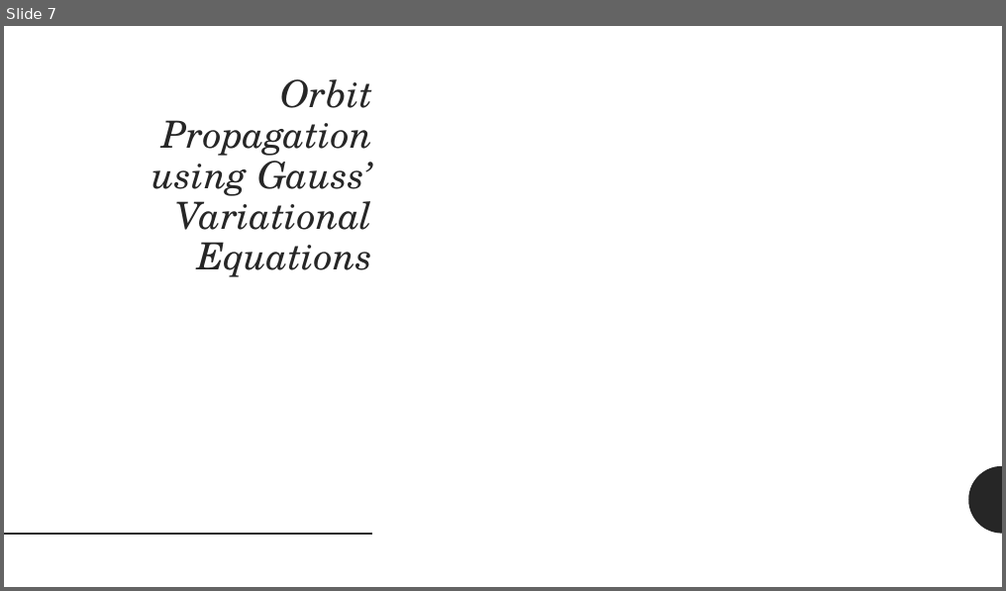
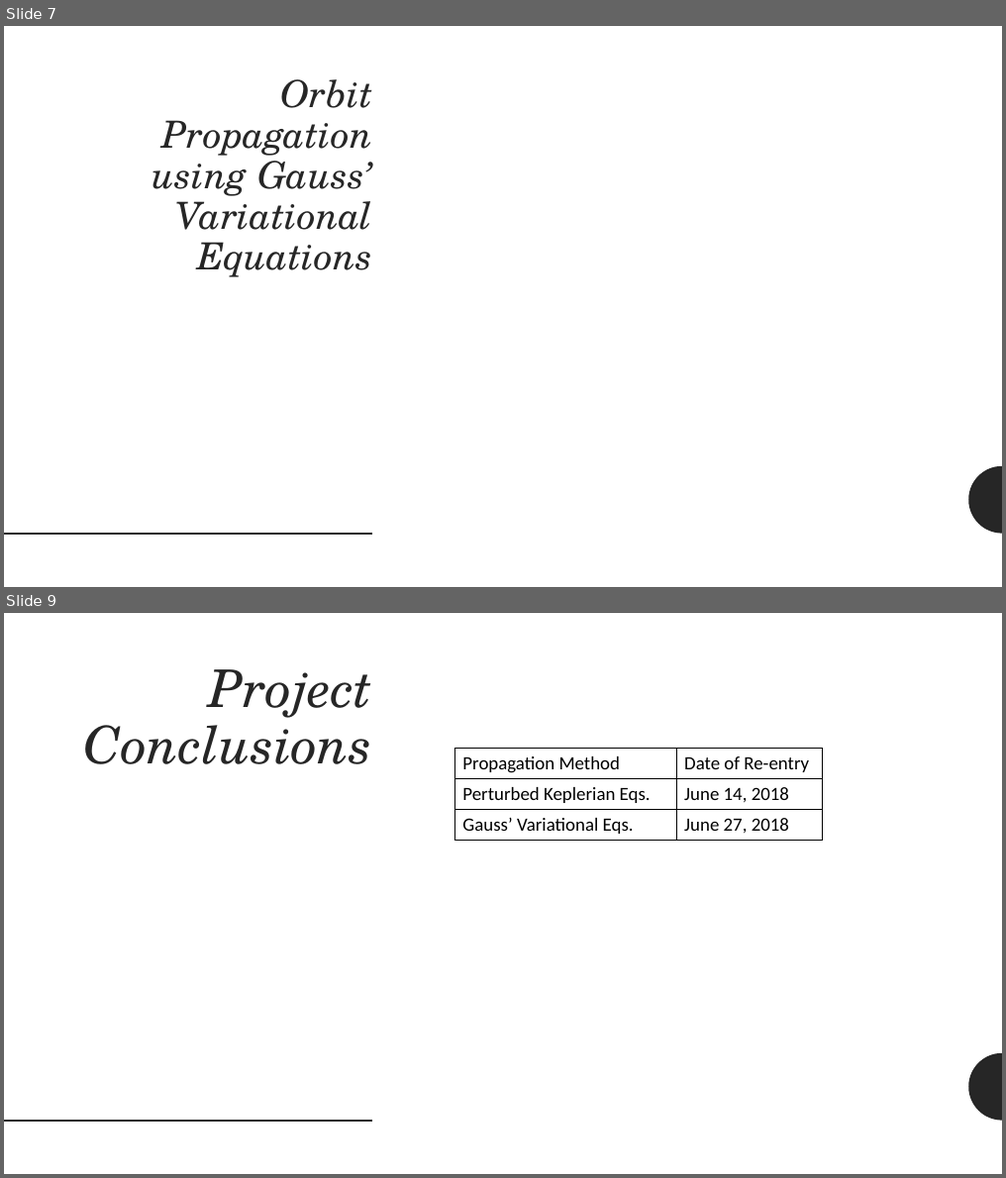
Before and after one commit to gankoji/ame557-proj2, a slide deck: Presentation_Slides/AME 557 Project 2 Outline.pptx. Shown one above the other, each under a label of ours: slide 7 before the commit, slides 7 and 9 after it; the slides between them are not shown. The pictures are 1006x591 and 1006x1178 pixels, drawn with LibreOffice and Linux fonts; fonts in the diff are those of the drawing; grey boxes stand for pictures. Boxes give left, top, right and bottom in pixels: in the first picture for what was removed or moved away, otherwise in the second. Text is boxed around its words. In the diff, an @@ line names an element or a change of style, - is before the commit and + after.

```diff
--- a/Presentation_Slides/AME 557 Project 2 Outline.pptx
+++ b/Presentation_Slides/AME 557 Project 2 Outline.pptx
@@ slide 9 added at box(4, 613, 1002, 1174), background #FFFFFF; not listed: 2 template elements that a slide beside it also shows @@
@@ title added at box(84, 669, 373, 764), 50 pt, text #262626, italic @@
+Project
+Conclusions
@@ table added at box(455, 749, 823, 841), 3 rows, 2 columns @@
+Propagation Method | Date of Re-entry
+Perturbed Keplerian Eqs. | June 14, 2018
+Gauss’ Variational Eqs. | June 27, 2018
```
Also in this commit, not shown: 5 slides changed, 2 slides removed, 1 other file.
